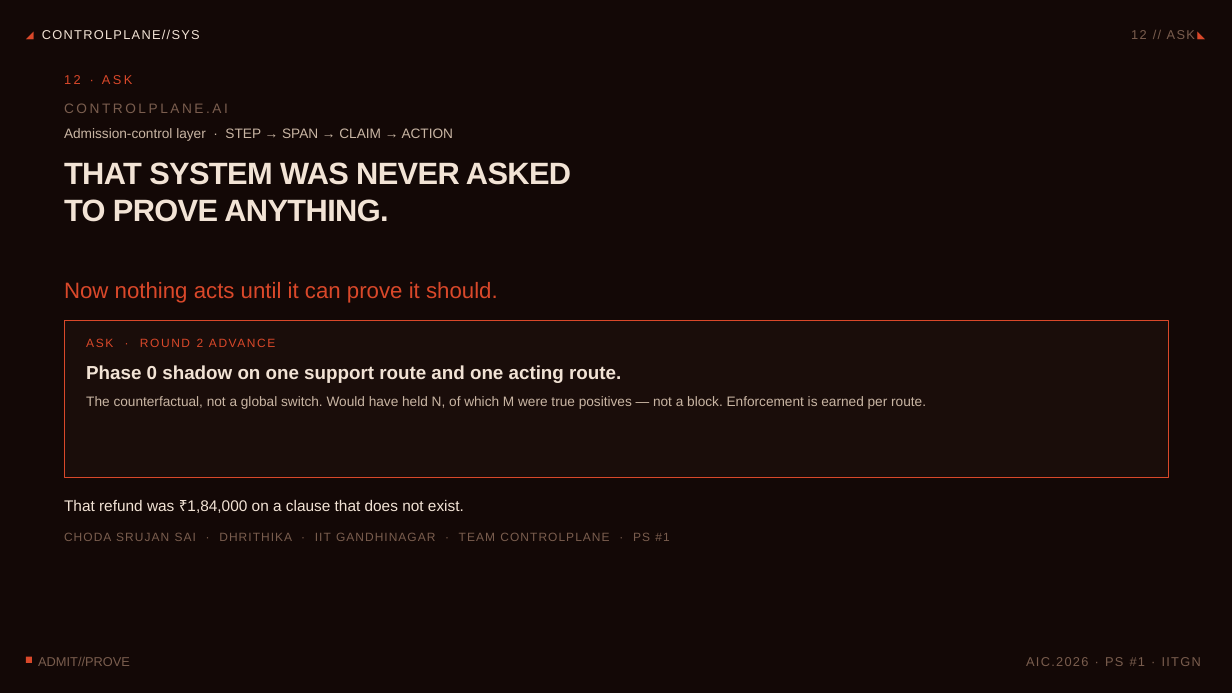
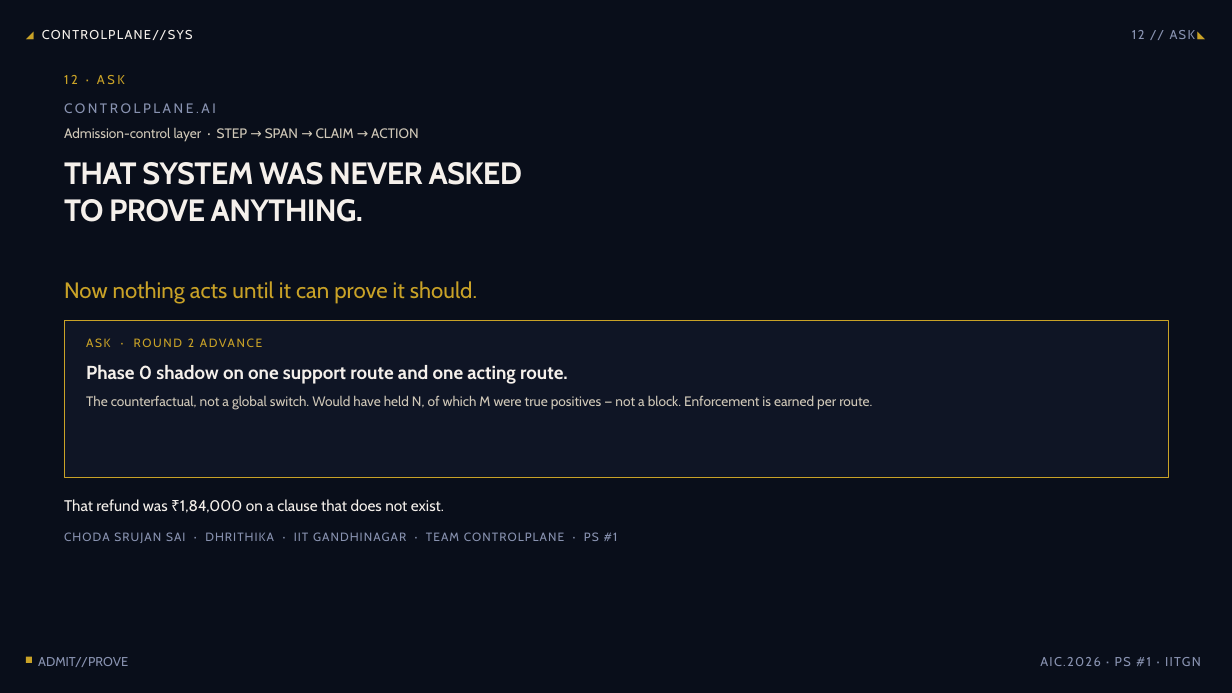
Before and after one commit to Srujan0798/controlplane-ai, a slide deck: slide 14 of submission/ControlPlane_Round2_Pitch.pptx. Drawn at 1232x693 pixels with LibreOffice and Linux fonts; fonts in the diff are those of the drawing. Boxes give left, top, right and bottom in pixels: in the first picture for what was removed or moved away, otherwise in the second. Text is boxed around its words. In the diff, an @@ line names an element or a change of style, - is before the commit and + after.

Commit message:
DESIGN: professional PPTX redesign (navy/gold), rebuilt PDFs with improved styling, video with professional voice audio (edge-tts), archive unnecessary internal docs (agent prompts, superpowers specs, competitive defense docs), clean messy video work files. Portal submission artifacts verified.

```diff
--- a/submission/ControlPlane_Round2_Pitch.pptx
+++ b/submission/ControlPlane_Round2_Pitch.pptx
@@ background #0A0504 to #060A14 @@
@@ rectangle at bbox=[0, 0, 1232, 693]: fill #2A120C at 30% opacity to #12182A at 30% opacity @@
@@ font Arial to Cabin, text colour #D9482A to #C9A227 in 5 elements at bbox=[64, 75, 125, 84], bbox=[64, 281, 477, 304], bbox=[188, 338, 194, 347], bbox=[26, 27, 40, 43], bbox=[1198, 27, 1212, 43] @@
@@ text "Admission-control layer · STEP → ..." at bbox=[64, 127, 418, 142]: font Arial to Cabin, text colour #C9B5A3 to #D0C8B8 @@
@@ rectangle at bbox=[64, 320, 1168, 477]: fill #1A0D0A to #0F1525; outline #D9482A 1 pt to #C9A227 1 pt @@
@@ text "The counterfactual, not a global ..." at bbox=[86, 395, 872, 410]: font Arial to Cabin, text colour #C9B5A3 to #D0C8B8 @@
@@ font Arial to Cabin, text colour #F2E3D5 to #F5F0EB in 4 elements at bbox=[168, 30, 193, 39], bbox=[64, 162, 522, 222], bbox=[86, 365, 568, 384], bbox=[64, 499, 444, 513] @@
@@ font Arial to Cabin, text colour #7A5D4E to #8892B0 in 5 elements at bbox=[1132, 30, 1195, 39], bbox=[38, 657, 128, 667], bbox=[1040, 657, 1201, 666], bbox=[64, 103, 216, 113], bbox=[64, 532, 618, 543] @@
@@ rectangle at bbox=[26, 657, 32, 663]: fill #D9482A to #C9A227 @@
```
Also in this commit, not shown: 13 other slides changed, 20 other files.
